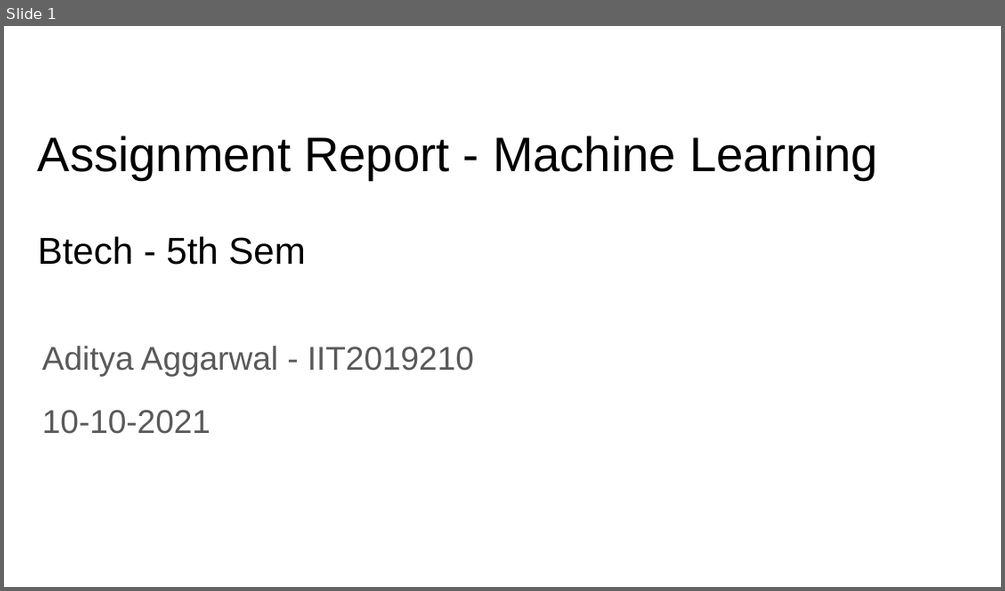
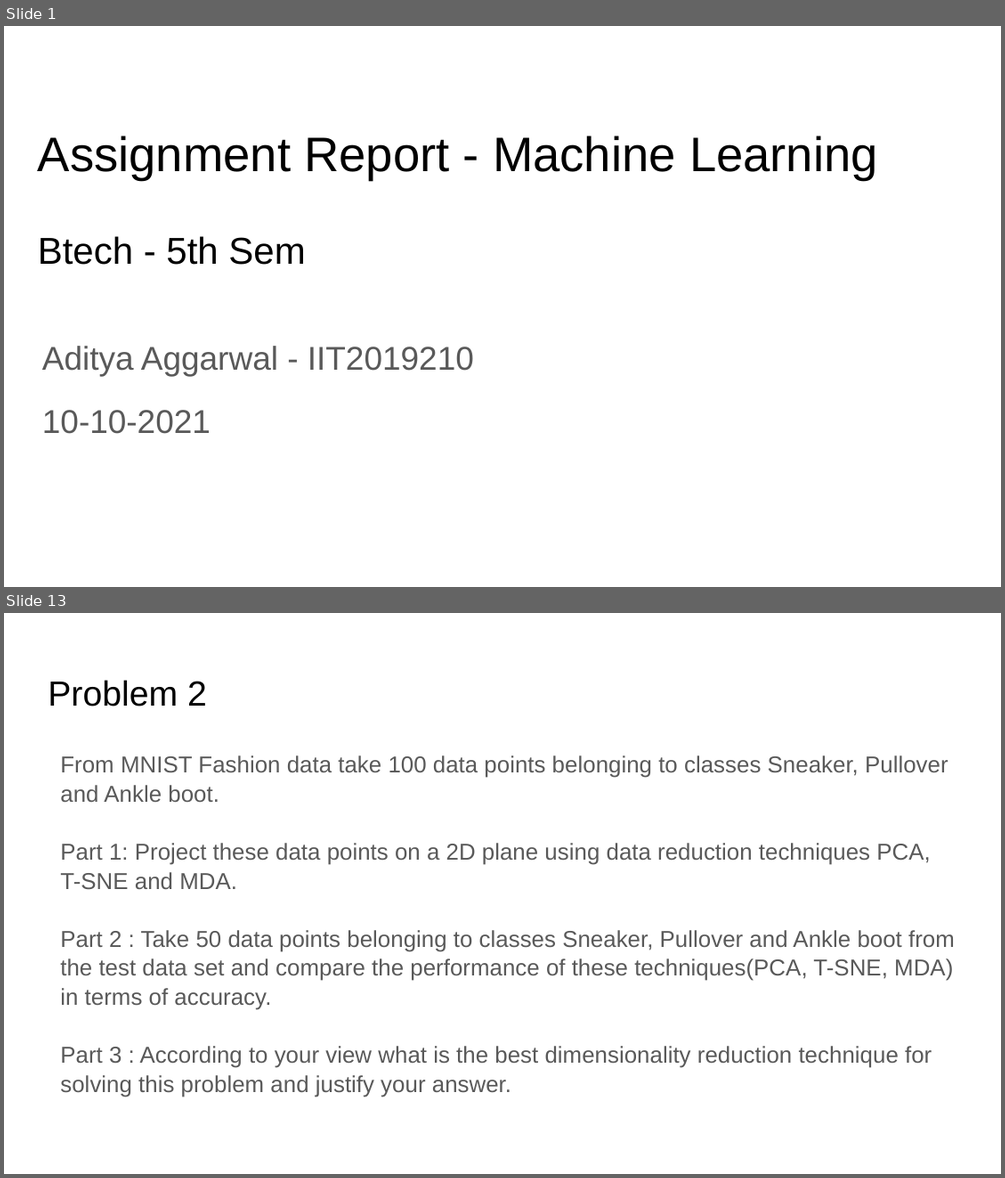
Before and after one commit to Aditya-2001/ML-Assignments-Semester-5, a slide deck: Assignment 8/IIT2019210 - Report.pptx. Shown one above the other, each under a label of ours: slide 1 before the commit, slides 1 and 13 after it; the slides between them are not shown. The pictures are 1005x591 and 1005x1178 pixels, drawn with LibreOffice and Linux fonts; fonts in the diff are those of the drawing. Boxes give left, top, right and bottom in pixels: in the first picture for what was removed or moved away, otherwise in the second. Text is boxed around its words. In the diff, an @@ line names an element or a change of style, - is before the commit and + after.

```diff
--- a/Assignment 8/IIT2019210 - Report.pptx
+++ b/Assignment 8/IIT2019210 - Report.pptx
@@ slide 13 added at box(4, 613, 1001, 1174), background #FFFFFF @@
@@ title added at box(48, 680, 207, 706), 25.2 pt, text #000000 @@
+Problem 2
@@ text added at box(60, 755, 955, 1097), 16.6 pt, text #595959 @@
+From MNIST Fashion data take 100 data points belonging to classes Sneaker, Pullover and Ankle boot.
+Part 1: Project these data points on a 2D plane using data reduction techniques PCA, T-SNE and MDA.
+Part 2 : Take 50 data points belonging to classes Sneaker, Pullover and Ankle boot from the test data set and compare the performance of these techniques(PCA, T-SNE, MDA) in terms of accuracy.
+Part 3 : According to your view what is the best dimensionality reduction technique for solving this problem and justify your answer.
```
Also in this commit, not shown: 1 slide changed, 22 other slides added, 7 slides removed, 4 other files.
